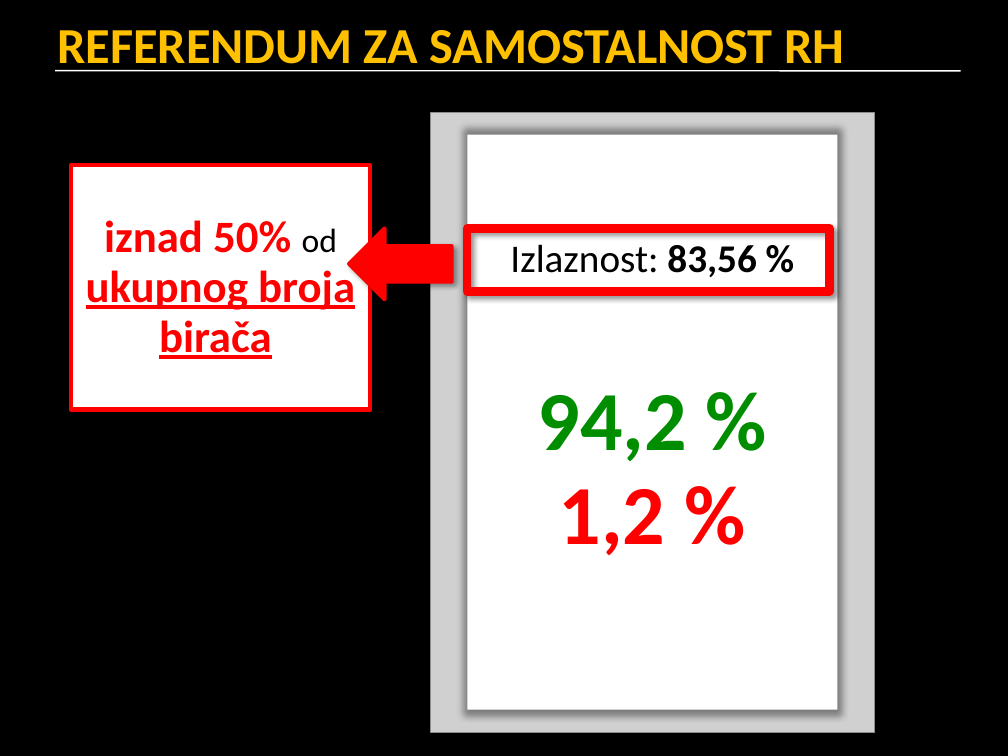
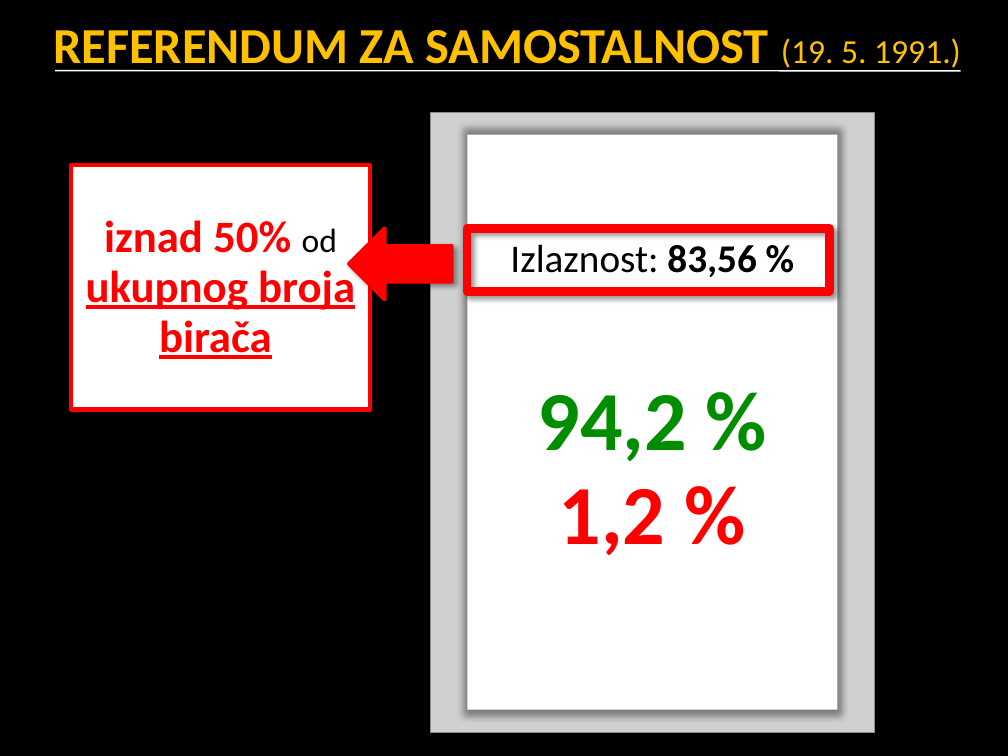
Before and after one commit to srednja-skola/politika, a slide deck: slide 29 of data/pptx/005_izbori.pptx (slide 28 before the commit). Drawn at 1008x756 pixels with LibreOffice and Linux fonts; fonts in the diff are those of the drawing; grey boxes stand for pictures. Boxes give left, top, right and bottom in pixels: in the first picture for what was removed or moved away, otherwise in the second. Text is boxed around its words. In the diff, an @@ line names an element or a change of style, - is before the commit and + after.

```diff
--- a/data/pptx/005_izbori.pptx
+++ b/data/pptx/005_izbori.pptx
@@ title at (53, 30, 961, 72): text changed @@
-REFERENDUM ZA SAMOSTALNOST RH
+REFERENDUM ZA SAMOSTALNOST (19. 5. 1991.)
```
Also in this commit, not shown: 30 other slides changed, 1 slide added.
